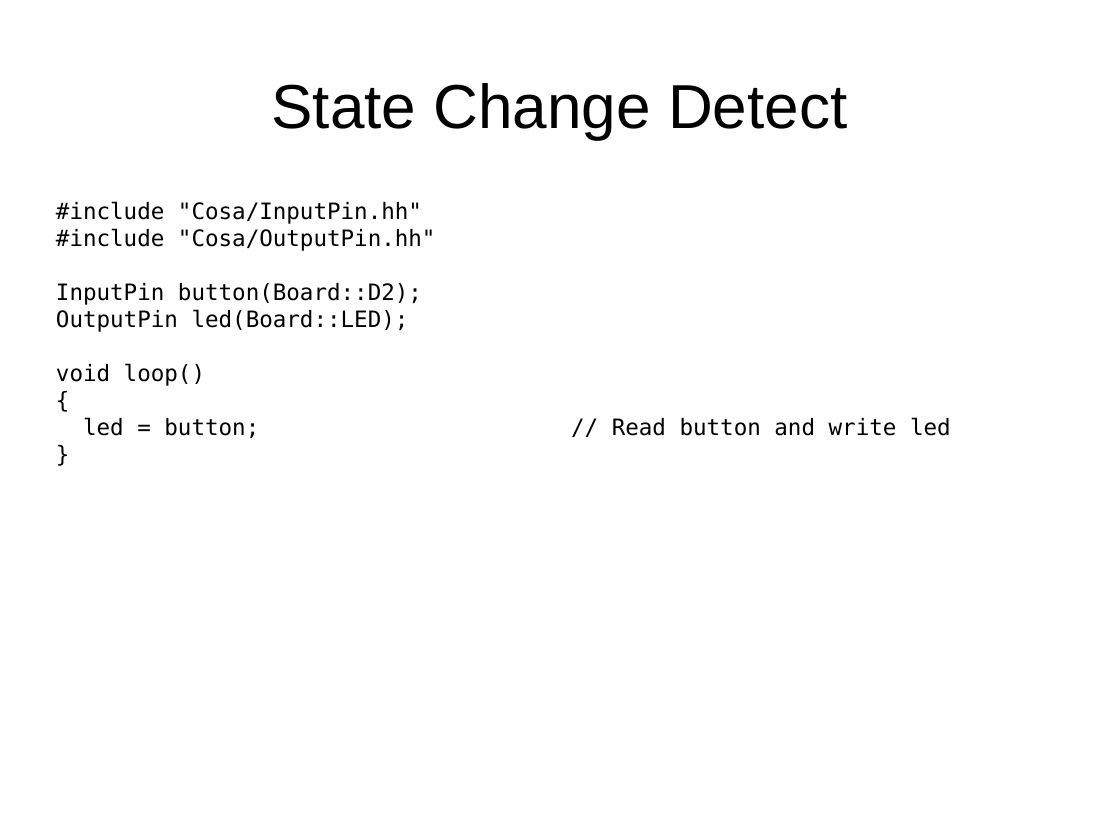
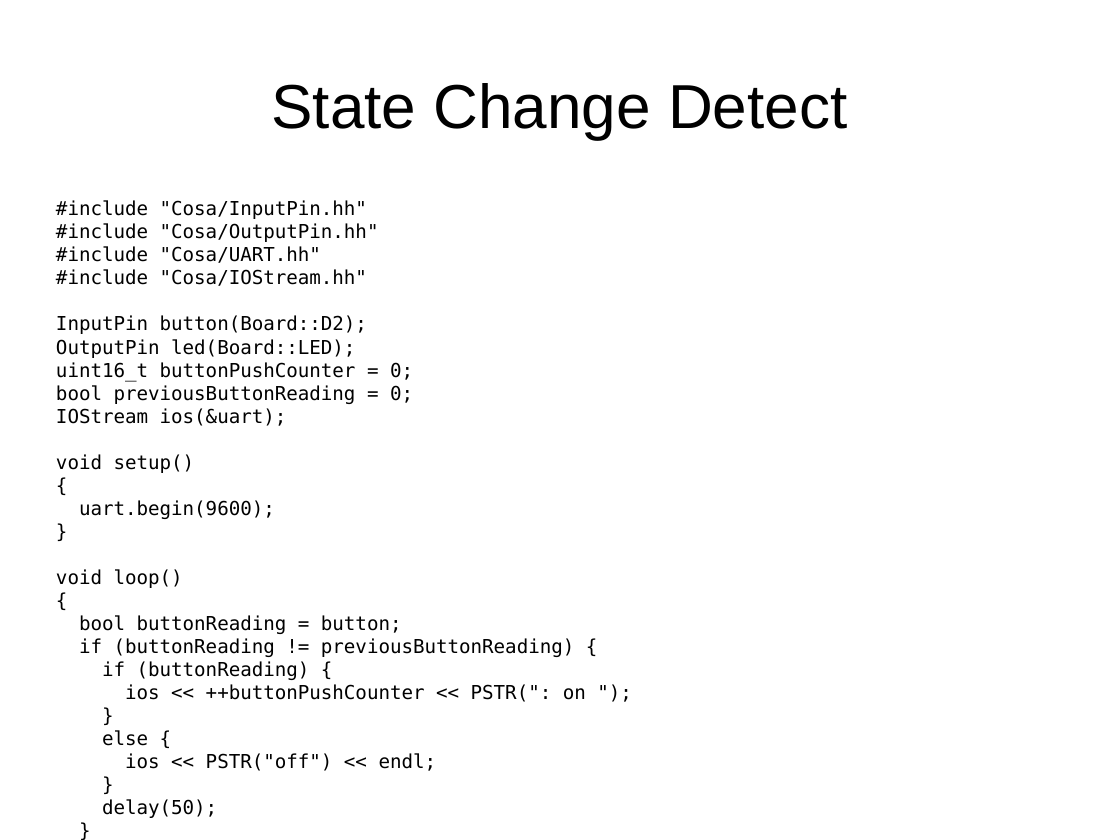
Before and after one commit to mikaelpatel/Cosa-Dolce, a slide deck: slide 8 of Lessons/00.Arduino-examples/02.Digital/Digital.odp (slide 7 before the commit). Drawn at 1120x840 pixels with LibreOffice and Linux fonts; fonts in the diff are those of the drawing. Boxes give left, top, right and bottom in pixels: in the first picture for what was removed or moved away, otherwise in the second. Text is boxed around its words. In the diff, an @@ line names an element or a change of style, - is before the commit and + after.

```diff
--- a/Lessons/00.Arduino-examples/02.Digital/Digital.odp
+++ b/Lessons/00.Arduino-examples/02.Digital/Digital.odp
@@ text at <box>56,200,379,588</box>: size 16 to 13.6 pt in "#include "Cosa/InputPin.hh"", "#include "Cosa/OutputPin.hh"", "InputPin button(Board::D2);", "OutputPin led(Board::LED);" and 3 more places @@
@@ text at <box>56,246,367,286</box>: paragraphs added @@
+#include "Cosa/UART.hh"
+#include "Cosa/IOStream.hh"
@@ text at <box>56,362,413,519</box>: paragraphs added @@
+uint16_t buttonPushCounter = 0;
+bool previousButtonReading = 0;
+IOStream ios(&uart);
+void setup()
+{
+uart.begin(9600);
+}
@@ text at <box>79,615,586,702</box>: text changed; size 16 to 13.6 pt @@
-led = button; // Read button and write led
+bool buttonReading = button;
+if (buttonReading != previousButtonReading) {
+if (buttonReading) {
+ios << ++buttonPushCounter << PSTR(": on ");
@@ text at <box>102,730,437,818</box>: paragraphs added @@
+else {
+ios << PSTR("off") << endl;
+}
+delay(50);
+}
+previousButtonReading = buttonReading;
+led = (buttonPushCounter % 4 == 0);
+}
```
Also in this commit, not shown: 6 other slides changed, 1 slide added, 2 other files.
